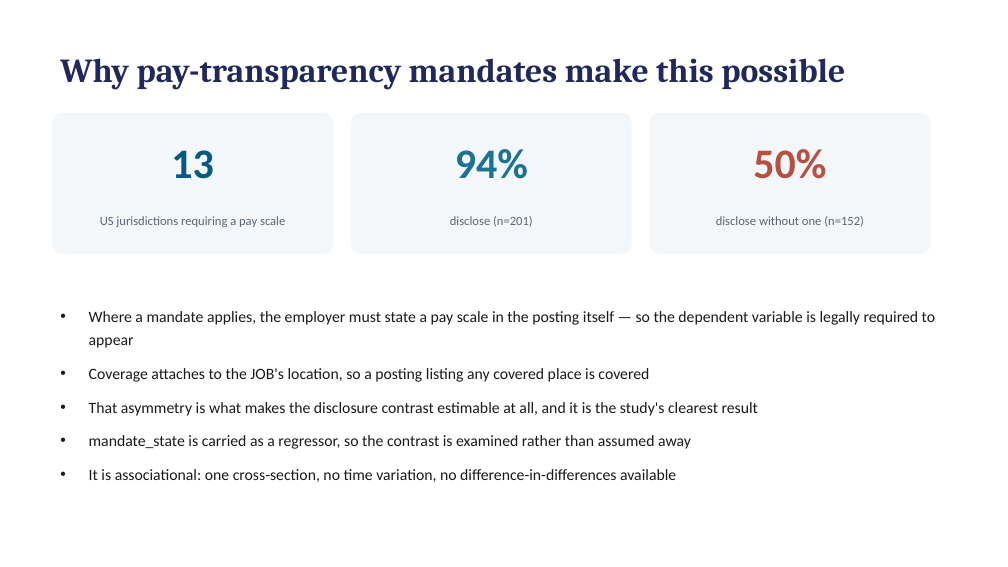
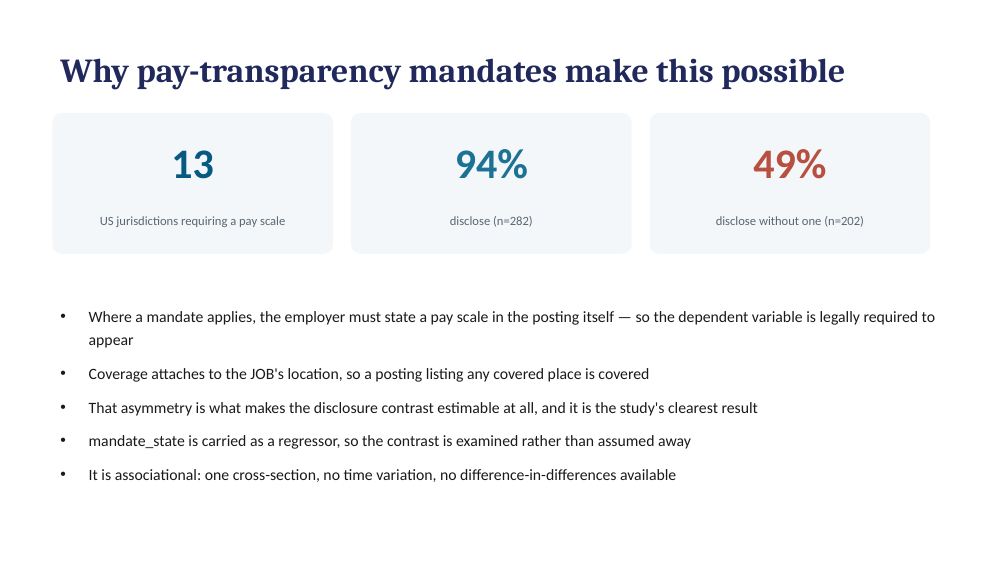
Before and after one commit to hendeal-cyber/Modern-Labor-Market-Data-Submission, a slide deck: slide 4 of paper/presentation.pptx. Drawn at 1008x567 pixels with LibreOffice and Linux fonts; fonts in the diff are those of the drawing. Boxes give left, top, right and bottom in pixels: in the first picture for what was removed or moved away, otherwise in the second. Text is boxed around its words. In the diff, an @@ line names an element or a change of style, - is before the commit and + after.

```diff
--- a/paper/presentation.pptx
+++ b/paper/presentation.pptx
@@ text at [753, 149, 826, 179]: text changed @@
-50%
+49%
@@ text at [450, 216, 533, 227]: text changed @@
-disclose (n=201)
+disclose (n=282)
@@ text at [716, 216, 864, 227]: text changed @@
-disclose without one (n=152)
+disclose without one (n=202)
```
Also in this commit, not shown: 3 other slides changed, 26 other files.
